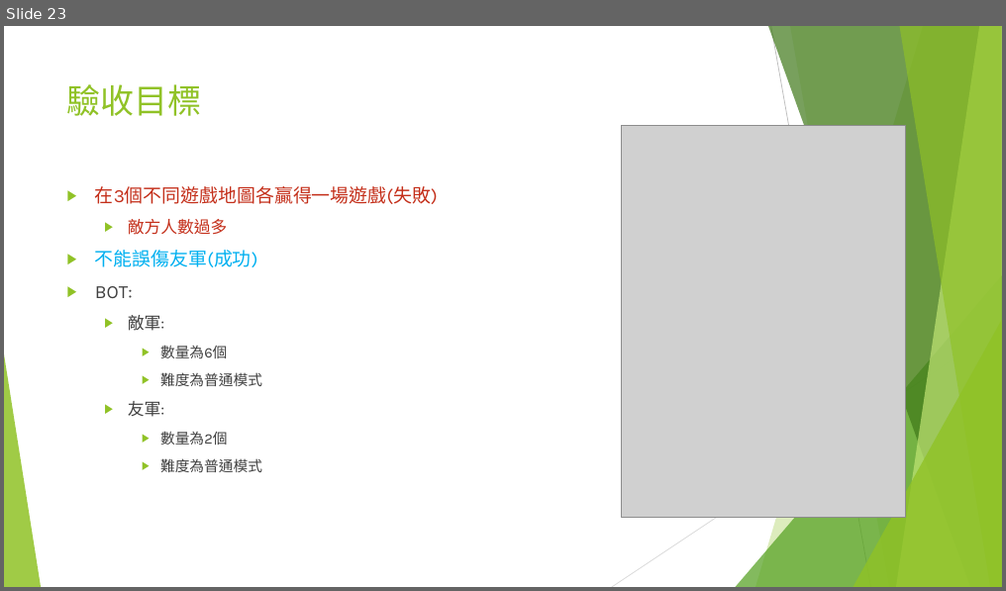
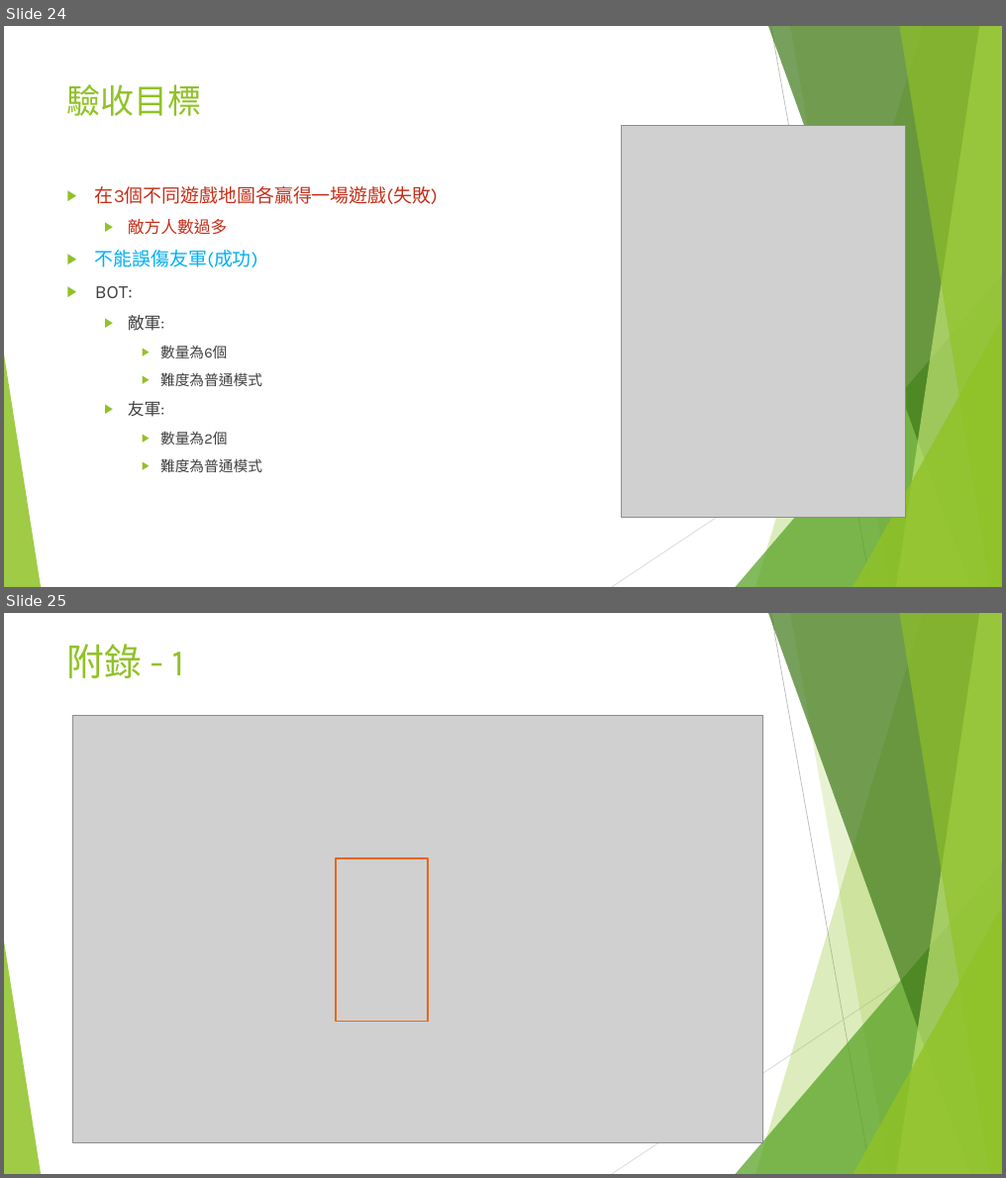
Before and after one commit to jackxj059/111Mlearn-cheatbot, a slide deck: document/finalProject.pptx. Shown one above the other, each under a label of ours: slide 23 before the commit, slides 24 and 25 after it. The pictures are 1006x591 and 1006x1178 pixels, drawn with LibreOffice and Linux fonts; fonts in the diff are those of the drawing; grey boxes stand for pictures. Boxes give left, top, right and bottom in pixels: in the first picture for what was removed or moved away, otherwise in the second. Text is boxed around its words. In the diff, an @@ line names an element or a change of style, - is before the commit and + after.

```diff
--- a/document/finalProject.pptx
+++ b/document/finalProject.pptx
@@ slide 25 added at <box>4,613,1002,1174</box>, background #FFFFFF; not listed: 10 template elements that a slide beside it also shows @@
@@ title added at <box>67,644,184,678</box>, 36 pt, text #90C226 @@
+附錄 - 1
@@ picture added at <box>73,716,763,1144</box> @@
@@ rectangle added at <box>336,859,428,1022</box>, outline #E76618 1.5 pt @@
@@ what was slide 23 is now slide 24 @@
```
Also in this commit, not shown: 3 other slides added.
